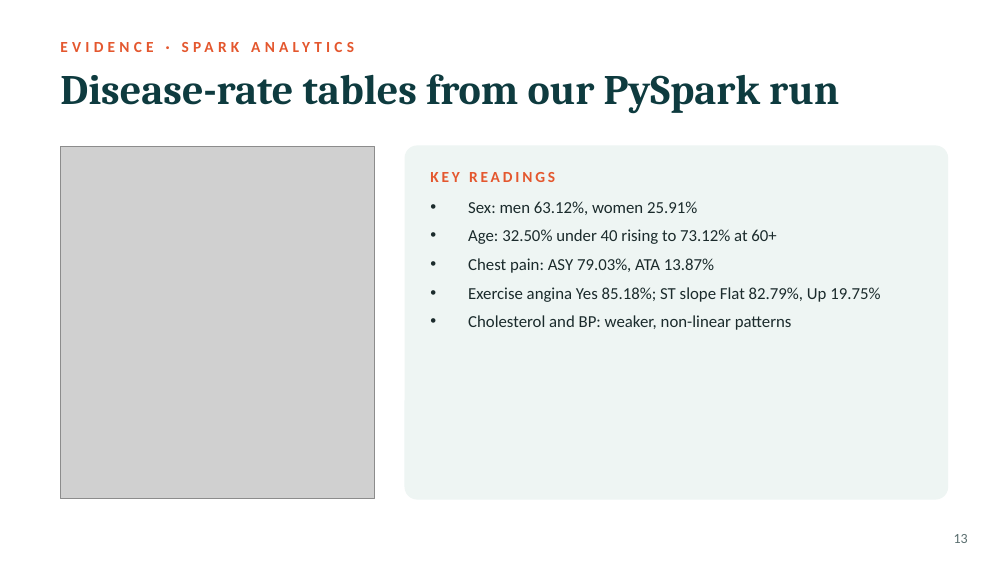
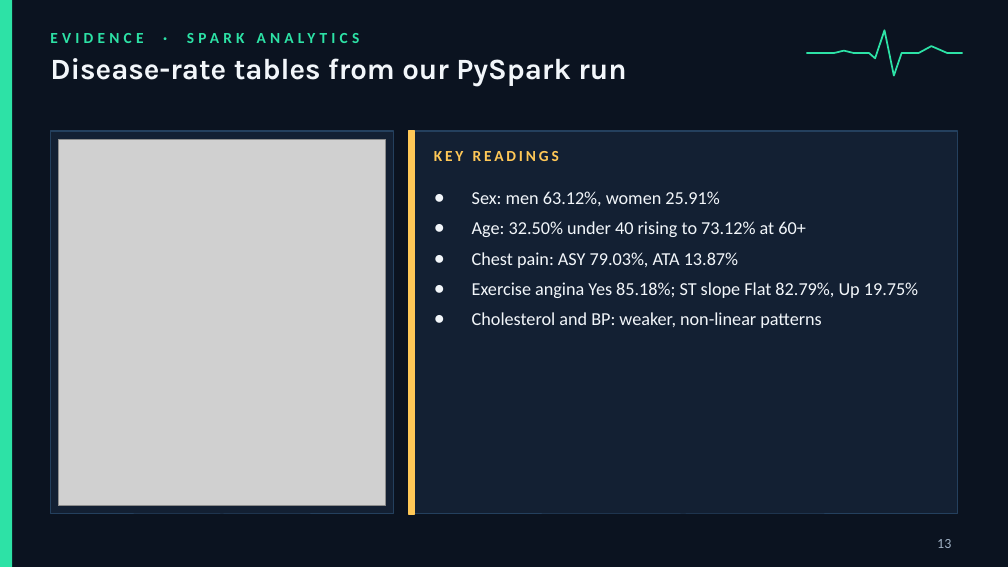
Before and after one commit to maulikcmr05/GUVI-Project, a slide deck: slide 13 of Healthcare_Analytics_Redesign.pptx. Drawn at 1008x567 pixels with LibreOffice and Linux fonts; fonts in the diff are those of the drawing; grey boxes stand for pictures. Boxes give left, top, right and bottom in pixels: in the first picture for what was removed or moved away, otherwise in the second. Text is boxed around its words. In the diff, an @@ line names an element or a change of style, - is before the commit and + after.

```diff
--- a/Healthcare_Analytics_Redesign.pptx
+++ b/Healthcare_Analytics_Redesign.pptx
@@ background #FFFFFF to #0B1320 @@
@@ rectangle added at (x1=0, y1=0, x2=12, y2=566), fill #2DE2A6 @@
@@ text "EVIDENCE · SPARK ANALYTICS" moved from (x1=60, y1=32, x2=867, y2=60) to (x1=50, y1=33, x2=143, y2=43) @@
@@ text "EVIDENCE · SPARK ANALYTICS" at (x1=50, y1=33, x2=143, y2=43): text colour #E4572E to #2DE2A6 @@
@@ text "Disease-rate tables from our PySpark ..." moved from (x1=60, y1=74, x2=839, y2=114) to (x1=50, y1=58, x2=626, y2=86) @@
@@ text "Disease-rate tables from our PySpark ..." at (x1=50, y1=58, x2=626, y2=86): size 30 to 21 pt, font Cambria to Karla, text colour #0E3B3F to #F2F6FA @@
@@ freeform shape added at (x1=806, y1=30, x2=963, y2=76), outline #2DE2A6 1.25 pt @@
@@ rectangle added at (x1=50, y1=131, x2=393, y2=514), fill #132033, outline #24405E 0.75 pt @@
@@ picture resized from (x1=60, y1=146, x2=375, y2=499) to (x1=58, y1=139, x2=385, y2=506) @@
@@ rounded rectangle removed at (x1=405, y1=146, x2=948, y2=499) @@
@@ rectangle added at (x1=408, y1=131, x2=958, y2=514), fill #132033, outline #24405E 0.75 pt @@
@@ rectangle added at (x1=408, y1=131, x2=414, y2=514), fill #FFC857, outline #FFC857 1 pt @@
@@ text "KEY READINGS" moved from (x1=430, y1=172, x2=555, y2=182) to (x1=434, y1=151, x2=559, y2=161) @@
@@ text "KEY READINGS" at (x1=434, y1=151, x2=559, y2=161): text colour #E4572E to #FFC857; vertical alignment middle to top @@
@@ text "Sex: men 63.12%, women 25.91%" moved from (x1=468, y1=201, x2=880, y2=330) to (x1=472, y1=191, x2=918, y2=328) @@
@@ text "Sex: men 63.12%, women 25.91%" at (x1=472, y1=191, x2=918, y2=328): size 12 to 13 pt, text colour #1B2B2C to #F2F6FA; bullet • to ● @@
@@ page number at (x1=937, y1=539, x2=951, y2=548): text colour #5B6F70 to #9FB0C3; alignment right to left @@
```
Also in this commit, not shown: 18 other slides changed, 1 other file.
